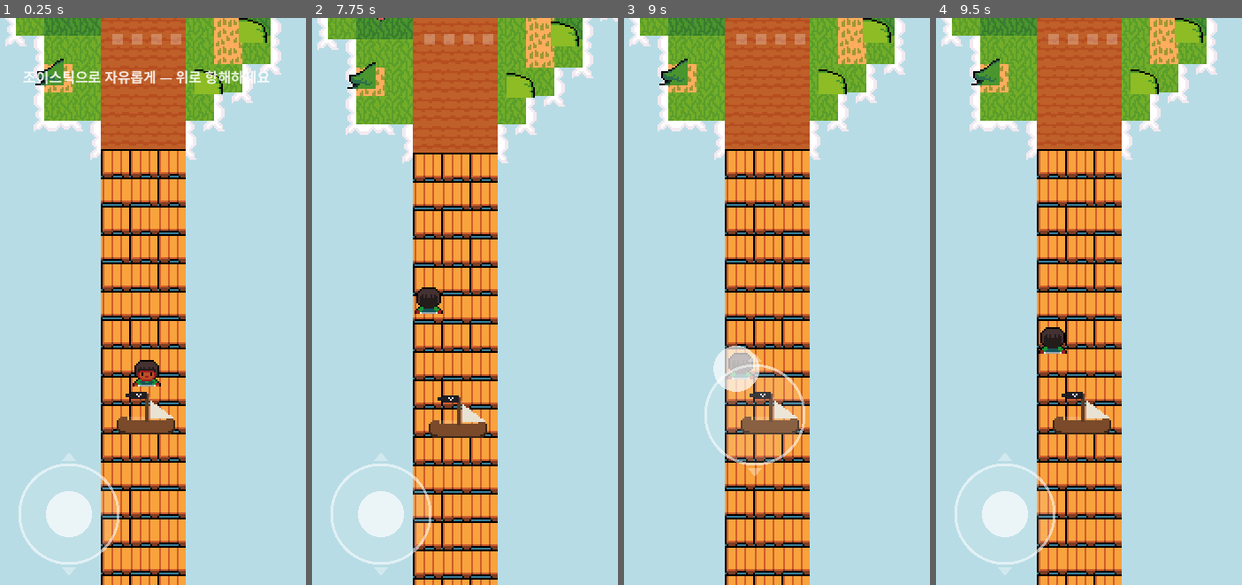
Above: before the commit, frames 1-4 (left to right).
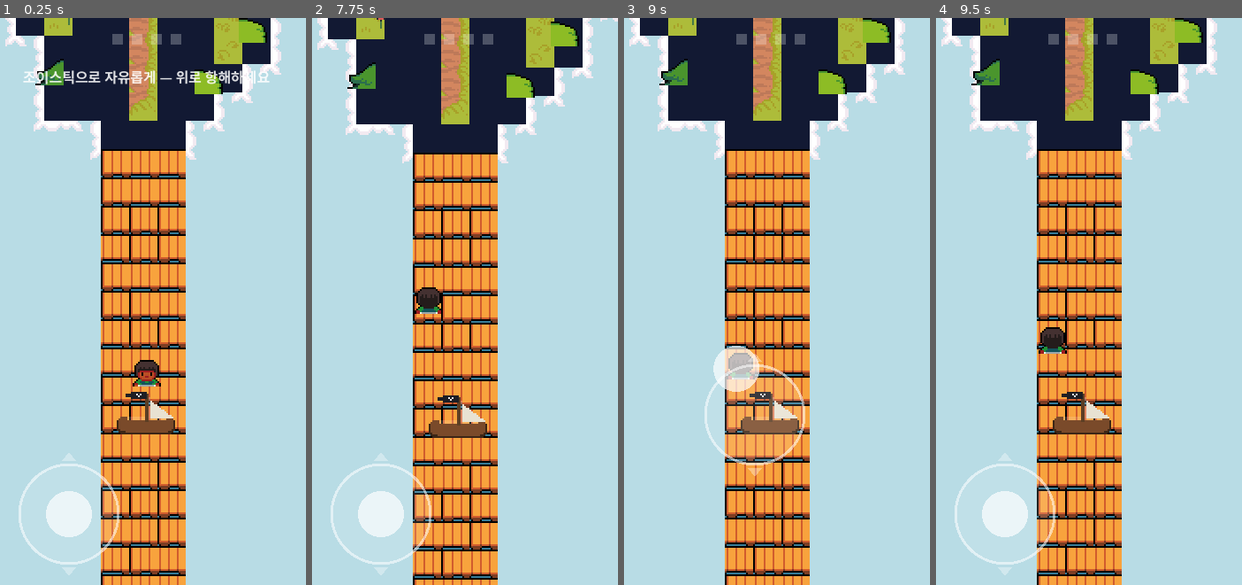
Above: after the commit, the same moments.

Repository: jungrok5/one-scroll-bible-game
Game: Godot game, scene res://scenes/Main.tscn
The game is run twice, just before and just after one commit, with the same random seed, the same clock (stepped at 60 frames per second) and the same inputs.
Inputs (mouse positions are in pixels of both pictures, inside the frame that each line leads up to):
- Up to frame 1 (0.25 s): no input
- Up to frame 2 (7.75 s): tap Enter at 0.5, 2.75, 5 s; drag from (388, 482) to (489, 176) at 0.52 s; drag from (394, 329) to (443, 414) at 1.27 s; tap Space at 2, 4.25, 6.5 s; move the mouse to (489, 176) at 2.02 s; hold Right (move_right) 2.03-2.75 s; drag from (443, 414) to (364, 216) at 2.77 s; move the mouse to (553, 386) at 3.52 s; hold Left (move_left) 3.53-4.25 s; drag from (364, 216) to (409, 159) at 4.27 s; move the mouse to (474, 301) at 5.02 s; hold Down (move_down) 5.03-5.75 s; click (474, 301) at 5.17 s; drag from (409, 159) to (394, 329) at 5.77 s; move the mouse to (529, 273) at 6.52 s; hold Up (move_up) 6.53-7.25 s; drag from (394, 329) to (443, 414) at 7.27 s
- Up to frame 3 (9 s): move the mouse to (801, 176) at 8.02 s; hold Down (move_down) 8.03-8.75 s; drag from (755, 414) to (676, 216) at 8.77 s
- Up to frame 4 (9.5 s): no input

The runs differ from the first frame. In frame 1, 14% of the frame differs, in the area x 5-89%, y 0-100%; in frame 2, 14%; in frame 3, 14%; in frame 4, 14%.

Commit message:
잔디↔흙길도 Godot 지형 오토타일로 — 직선 띠 길 탈피
- 공식 NinjaAdventure tileset.tres의 아티스트 peering bit(56타일)을 GRASS_DIRT 상수로 이식.
- 땅 레이어를 잔디(0)↔흙(1) 2지형 오토타일로 재구성 → 길이 곡선/둥근 경계로 자연스러움.
- 예수님 섬은 돌(단순 채움) 유지, 물은 거품 해안 그대로.
- CLAUDE.md/스크린샷·컨택트시트 갱신.

Co-Authored-By: Claude Opus 4.8 (1M context) <noreply@anthropic.com>
Claude-Session: https://claude.ai/code/session_018qg4g1KPTpgSZsyxWsZciT

Diff:
--- a/scripts/Main.gd
+++ b/scripts/Main.gd
@@ -155,14 +155,34 @@
 # ---------- tilemap (실제 항구/바다 배치) ----------
 const CELL := 32.0   # 월드 px / 셀 (16px 타일 × SPRITE_SCALE)
 
-# 땅 타일(condensed tileset.png, 16px) 아틀라스 좌표(열,행). 변주는 가중 배열.
-var _tiles := {
-	"sand":  [Vector2i(21, 13), Vector2i(20, 13), Vector2i(22, 13)],
-	"grass": [Vector2i(22, 11), Vector2i(22, 11), Vector2i(23, 11), Vector2i(24, 11)],
-	"stone": [Vector2i(26, 11), Vector2i(26, 11), Vector2i(27, 11)],
-	"wood":  [Vector2i(25, 8), Vector2i(24, 8)],
-	"dirt":  [Vector2i(21, 16)],
-}
+# 돌(예수님 광장)·나무 부두 = condensed tileset.png 아틀라스 좌표. 변주는 가중 배열.
+const STONE := [Vector2i(26, 11), Vector2i(26, 11), Vector2i(27, 11)]
+const WOOD := [Vector2i(25, 8), Vector2i(24, 8)]
+
+# 잔디(0)↔흙(1) 지형 오토타일 — 공식 NA tileset_floor.png(=tileset_water.png) + .tres의
+# 아티스트 peering bit 그대로. [열,행, 자기지형, R,BR,B,BL,L,TL,T,TR] (지형idx 또는 -1=미설정).
+const GRASS_DIRT := [
+	[0,7,1,1,1,1,0,0,0,0,0], [0,8,1,1,1,1,0,0,0,1,1], [0,9,1,1,0,0,0,0,0,1,1], [0,10,1,1,0,0,0,0,0,0,0],
+	[0,11,1,1,1,1,1,1,1,1,1], [0,12,0,0,0,0,0,0,0,0,0], [1,7,1,1,1,1,1,1,0,0,0], [1,8,1,1,1,1,1,1,1,1,1],
+	[1,9,1,1,0,0,0,1,1,1,1], [1,10,1,1,0,0,0,1,0,0,0], [1,11,1,1,1,1,1,1,1,1,1], [1,12,0,0,0,0,0,0,0,0,0],
+	[2,7,1,0,0,1,1,1,0,0,0], [2,8,1,0,0,1,1,1,1,1,0], [2,9,1,0,0,0,0,1,1,1,0], [2,10,1,0,0,0,0,1,0,0,0],
+	[2,11,0,0,0,0,0,0,0,0,0], [2,12,0,0,0,0,0,0,0,0,0], [3,7,1,0,0,1,0,0,0,0,0], [3,8,1,0,0,1,0,0,0,1,0],
+	[3,9,1,0,0,0,0,0,0,1,0], [3,10,1,0,0,0,0,0,0,0,0], [3,11,0,0,0,0,0,0,0,0,0], [3,12,0,0,0,0,0,0,0,0,0],
+	[4,7,1,1,0,1,0,0,0,0,0], [4,8,1,1,0,1,0,0,0,1,1], [4,9,1,1,1,1,0,0,0,1,0], [4,10,1,1,0,0,0,0,0,1,0],
+	[4,11,1,1,0,1,0,0,0,1,0], [4,12,0,0,0,0,0,0,0,0,0], [5,7,1,1,0,1,1,1,0,0,0], [5,8,1,1,0,1,1,1,1,1,1],
+	[5,9,1,1,1,1,1,1,1,1,0], [5,10,1,1,0,0,0,1,1,1,0], [5,11,1,1,0,1,1,1,1,1,0], [6,7,1,1,1,1,0,1,0,0,0],
+	[6,8,1,1,1,1,0,1,1,1,1], [6,9,1,1,1,1,1,1,0,1,1], [6,10,1,1,0,0,0,1,0,1,1], [6,11,1,1,1,1,0,1,0,1,1],
+	[7,7,1,0,0,1,0,1,0,0,0], [7,8,1,0,0,1,0,1,1,1,0], [7,9,1,0,0,1,1,1,0,1,0], [7,10,1,0,0,0,0,1,0,1,0],
+	[7,11,1,0,0,1,0,1,0,1,0], [8,7,1,1,0,1,0,1,0,0,0], [8,8,1,1,0,1,0,1,1,1,1], [8,9,1,1,1,1,1,1,0,1,0],
+	[8,10,1,1,0,0,0,1,0,1,0], [8,11,1,1,0,1,0,1,0,1,0], [9,7,1,1,1,1,0,1,1,1,0], [9,8,1,1,0,1,1,1,0,1,1],
+	[9,9,1,1,1,1,0,1,0,1,0], [9,10,1,1,0,1,0,1,0,1,1], [10,9,1,1,0,1,1,1,0,1,0], [10,10,1,1,0,1,0,1,1,1,0],
+]
+const _NB8 := [
+	TileSet.CELL_NEIGHBOR_RIGHT_SIDE, TileSet.CELL_NEIGHBOR_BOTTOM_RIGHT_CORNER,
+	TileSet.CELL_NEIGHBOR_BOTTOM_SIDE, TileSet.CELL_NEIGHBOR_BOTTOM_LEFT_CORNER,
+	TileSet.CELL_NEIGHBOR_LEFT_SIDE, TileSet.CELL_NEIGHBOR_TOP_LEFT_CORNER,
+	TileSet.CELL_NEIGHBOR_TOP_SIDE, TileSet.CELL_NEIGHBOR_TOP_RIGHT_CORNER,
+]
 
 
 func _new_layer(z: int) -> TileMapLayer:
@@ -177,19 +197,39 @@
 # 바다는 Godot 지형 오토타일(set_cells_terrain_connect)로 — 해안 거품/안쪽모서리 자동 선택.
 # 공식 NA 물 타일셋(tileset_water.png)에서 픽셀로 peering bit 자동 추출.
 func _build_tilemap() -> void:
-	# 1) 땅 레이어 (잔디/모래/돌/흙길) — 단순 채움.
+	# 1) 땅 레이어 — 잔디(0)↔흙(1) 지형 오토타일(source 0=floor) + 돌 단순채움(source 1=condensed).
 	var gts := TileSet.new()
 	gts.tile_size = Vector2i(16, 16)
 	var gsrc := TileSetAtlasSource.new()
-	gsrc.texture = load("res://assets/sprites/tileset.png")
+	gsrc.texture = load("res://assets/sprites/tileset_water.png")
 	gsrc.texture_region_size = Vector2i(16, 16)
-	var seen := {}
-	for cat in _tiles:
-		for c in _tiles[cat]:
-			if not seen.has(c):
-				seen[c] = true
-				gsrc.create_tile(c)
 	gts.add_source(gsrc, 0)
+	var ssrc := TileSetAtlasSource.new()
+	ssrc.texture = load("res://assets/sprites/tileset.png")
+	ssrc.texture_region_size = Vector2i(16, 16)
+	for c in STONE:
+		if not ssrc.has_tile(c):
+			ssrc.create_tile(c)
+	gts.add_source(ssrc, 1)
+	gts.add_terrain_set()
+	var gset := 0
+	gts.set_terrain_set_mode(gset, TileSet.TERRAIN_MODE_MATCH_CORNERS_AND_SIDES)
+	gts.add_terrain(gset)
+	gts.set_terrain_name(gset, 0, "grass")
+	gts.set_terrain_color(gset, 0, Color(0.45, 0.75, 0.2))
+	gts.add_terrain(gset)
+	gts.set_terrain_name(gset, 1, "dirt")
+	gts.set_terrain_color(gset, 1, Color(0.6, 0.4, 0.25))
+	for t in GRASS_DIRT:
+		var ac := Vector2i(t[0], t[1])
+		gsrc.create_tile(ac)
+		var gd := gsrc.get_tile_data(ac, 0)
+		gd.terrain_set = gset
+		gd.terrain = t[2]
+		for i in 8:
+			var v: int = t[3 + i]
+			if v >= 0:
+				gd.set_terrain_peering_bit(_NB8[i], v)
 	var ground := _new_layer(-3)
 	ground.tile_set = gts
 
@@ -243,16 +283,18 @@
 	var psrc := TileSetAtlasSource.new()
 	psrc.texture = load("res://assets/sprites/tileset.png")
 	psrc.texture_region_size = Vector2i(16, 16)
-	for c in _tiles["wood"]:
+	for c in WOOD:
 		psrc.create_tile(c)
 	pts.add_source(psrc, 0)
 	var pier := _new_layer(-1)
 	pier.tile_set = pts
 
-	# 채움 루프 (가장자리 1칸 여유 → 화면 끝 거품 방지).
+	# 채움 루프 (가장자리 1칸 여유 → 화면 끝 전이 끊김 방지).
 	var cols := int(ceil(VW / CELL)) + 1
 	var rows := int(ceil(world_height / CELL)) + 1
 	var sea_cells: Array[Vector2i] = []
+	var grass_cells: Array[Vector2i] = []
+	var dirt_cells: Array[Vector2i] = []
 	for cy in range(-1, rows + 1):
 		for cx in range(-1, cols + 1):
 			var wx := float(cx) * CELL + CELL * 0.5
@@ -261,25 +303,22 @@
 			var on_path: bool = wx >= PATH_X and wx <= PATH_X + PATH_W
 			var cell := Vector2i(cx, cy)
 			var in_view: bool = cx >= 0 and cx < cols and cy >= 0 and cy < rows
-			# 땅 (섬=잔디/돌, 길=흙, 바다 밑은 모래[물에 가려 안 보임])
 			var is_land: bool = info["interior"] or info["beach"]
-			if in_view:
-				var gcat := "sand"
-				if is_land:
-					if info["stone"]:
-						gcat = "stone"
-					elif on_path:
-						gcat = "dirt"
-					else:
-						gcat = "grass"
-				var garr: Array = _tiles[gcat]
-				ground.set_cell(cell, 0, garr[randi() % garr.size()])
-			# 바다
-			if not is_land:
+			# 땅: 예수님 섬=돌(단순), 그 외 섬=잔디(길은 흙) 오토타일.
+			if is_land:
+				if info["stone"]:
+					ground.set_cell(cell, 1, STONE[randi() % STONE.size()])
+				elif on_path:
+					dirt_cells.append(cell)
+				else:
+					grass_cells.append(cell)
+			# 바다 + 부두
+			else:
 				sea_cells.append(cell)
 				if on_path and in_view:
-					var warr: Array = _tiles["wood"]
-					pier.set_cell(cell, 0, warr[randi() % warr.size()])
+					pier.set_cell(cell, 0, WOOD[randi() % WOOD.size()])
+	ground.set_cells_terrain_connect(grass_cells, gset, 0)
+	ground.set_cells_terrain_connect(dirt_cells, gset, 1)
 	water.set_cells_terrain_connect(sea_cells, tset, 0, false)
 
 
Binary file changed: docs/screenshots/00_voyage.png
Binary file changed: docs/screenshots/01_start.png
Binary file changed: docs/screenshots/02_voyage.png
Binary file changed: docs/screenshots/03_voyage.png
Binary file changed: docs/screenshots/04_voyage.png
Binary file changed: docs/screenshots/05_voyage.png
Binary file changed: docs/screenshots/06_voyage.png
Binary file changed: docs/screenshots/07_voyage.png
Binary file changed: docs/screenshots/08_voyage.png
Binary file changed: docs/screenshots/09_voyage.png
Binary file changed: docs/screenshots/10_voyage.png
Binary file changed: docs/screenshots/11_voyage.png
(and 24 more such lines)
